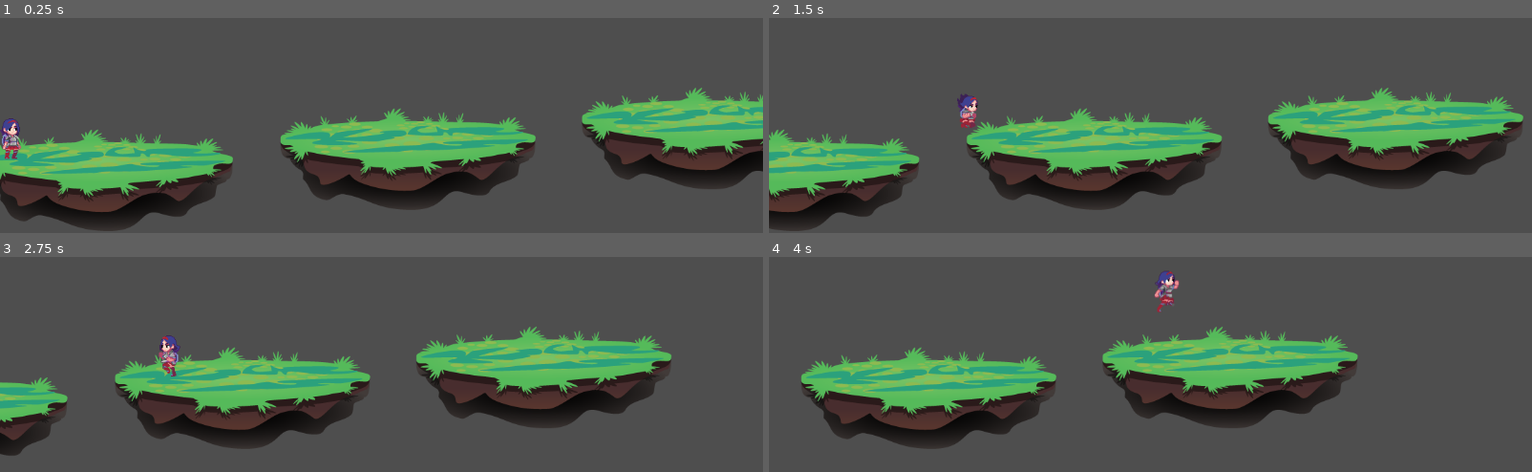
Above: before the commit, frames 1-4 (two rows, left to right).
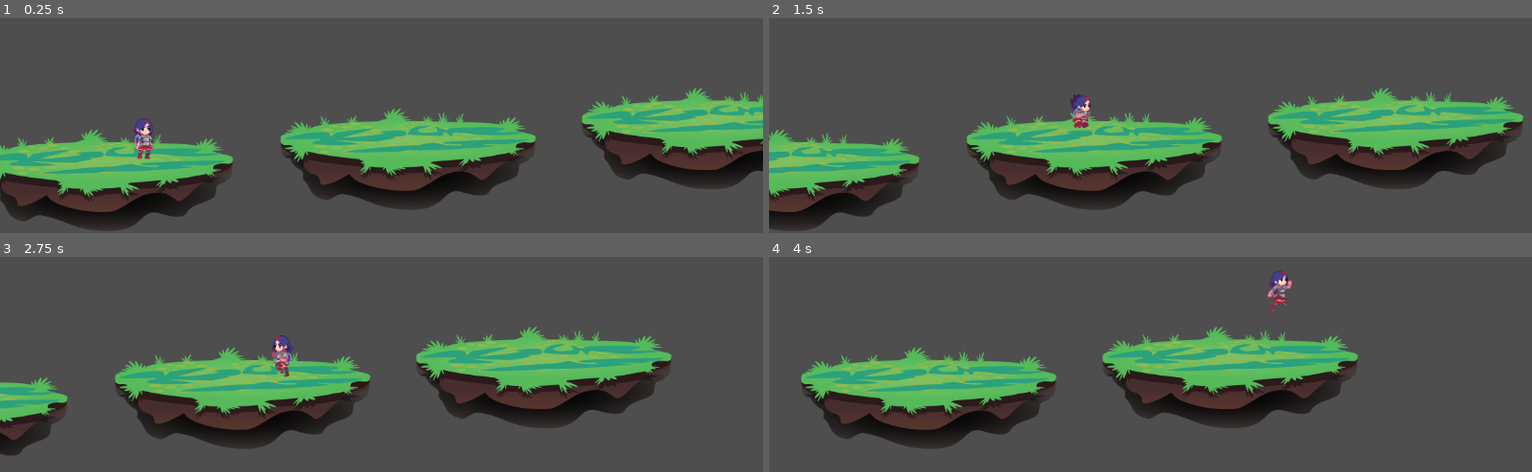
Above: after the commit, the same moments.

Repository: zxkevin168/gacha-space-birds
Game: Godot game, scene res://scenes/main_game.tscn
Same seed, same stepped clock (60 frames per second), same inputs: the game is played once before the commit and once after it.
Inputs:
- Up to frame 1 (0.25 s): no input
- Up to frame 2 (1.5 s): hold Right (move_right) from 0.53 s (still down); tap Space (move_jump) at 0.77 s
- Up to frame 3 (2.75 s): tap Space (move_jump) at 1.52 s; release Right (move_right) at 2.03 s; hold Left (move_left) from 2.03 s (still down)
- Up to frame 4 (4 s): release Left (move_left) at 2.78 s; hold Right (move_right) from 2.78 s (still down); tap Space (move_jump) at 3.02, 3.77 s

The runs differ from the first frame. In frame 1, 0.7% of the frame differs, in the area x 0-21%, y 46-66%; in frame 2, 0.6%; in frame 3, 0.7%; in frame 4, 0.7%.

Commit message:
feat: character now detects the platform velocity and moves with the platform

Diff:
--- a/scenes/main_game.tscn
+++ b/scenes/main_game.tscn
@@ -27,6 +27,6 @@
 
 [node name="player_character" parent="." instance=ExtResource("3_ipu61")]
 top_level = true
-position = Vector2(16, 504)
+position = Vector2(240, 504)
 
 [connection signal="timeout" from="spawn_timer" to="." method="_on_spawn_timer_timeout"]
--- a/scripts/floor.gd
+++ b/scripts/floor.gd
@@ -1,6 +1,7 @@
 extends StaticBody2D
 
 @export var speed = 100
+var velocity = Vector2.ZERO
 
 # Called when the node enters the scene tree for the first time.
 func _ready() -> void:
@@ -8,7 +9,6 @@
 
 # Called every frame. 'delta' is the elapsed time since the previous frame.
 func _process(delta: float) -> void:
-	var velocity = Vector2.ZERO
 	velocity.x = -1
 	velocity = velocity.normalized() * 100
 	position += velocity * delta
--- a/scripts/main_game.gd
+++ b/scripts/main_game.gd
@@ -16,9 +16,9 @@
 func _on_spawn_timer_timeout() -> void:
 	var platform = platform_scene.instantiate()
 	var x = 1096
-	var y = rng.randf_range(prev_platform_vector_y-max_jump, get_viewport().size.y)
+	var y = rng.randf_range(prev_platform_vector_y - max_jump, get_viewport().size.y)
 	prev_platform_vector_y = y
-	var spawn_location = Vector2(x,y)
+	var spawn_location = Vector2(x, y)
 
 	platform.position = spawn_location
 
--- a/scripts/player_character.gd
+++ b/scripts/player_character.gd
@@ -8,9 +8,16 @@
 func _physics_process(delta: float) -> void:
 	$AnimatedSprite2D.play()
 
+	var static_speed = Vector2.ZERO
+
+	# Move with the platform
+	if is_on_floor():
+		static_speed = get_slide_collision(0).get_collider().velocity
+
 	# Add the gravity.
 	if not is_on_floor():
 		velocity += get_gravity() * delta
+		static_speed = Vector2.ZERO
 
 	# Handle jump.
 	if Input.is_action_just_pressed("move_jump") and is_on_floor():
@@ -21,7 +28,7 @@
 	if direction:
 		velocity.x = direction * speed
 	else:
-		velocity.x = move_toward(velocity.x, 0, speed)
+		velocity.x = move_toward(velocity.x, static_speed.x, speed)
 
 	$AnimatedSprite2D.flip_h = false if direction >= 0 else true
 
@@ -29,9 +36,10 @@
 		$AnimatedSprite2D.animation = "jumping"
 	elif velocity.y > 0:
 		$AnimatedSprite2D.animation = "falling"
-	elif velocity.x != 0:
+	elif velocity.x == static_speed.x:
+		$AnimatedSprite2D.animation = "idle"
+	else:
 		$AnimatedSprite2D.animation = "walking"
-	elif velocity.x == 0:
-		$AnimatedSprite2D.animation = "idle"
+
 
 	move_and_slide()
